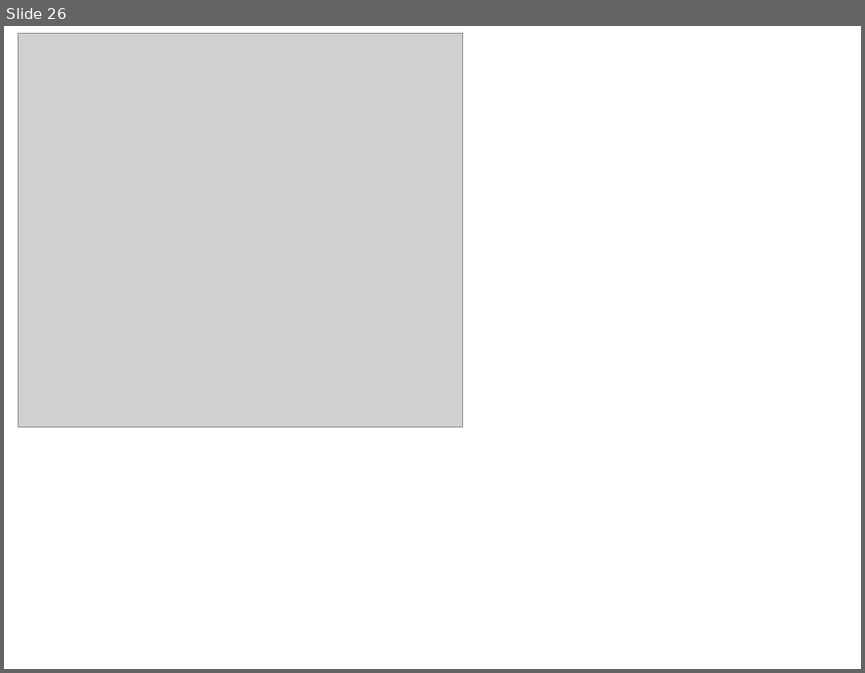
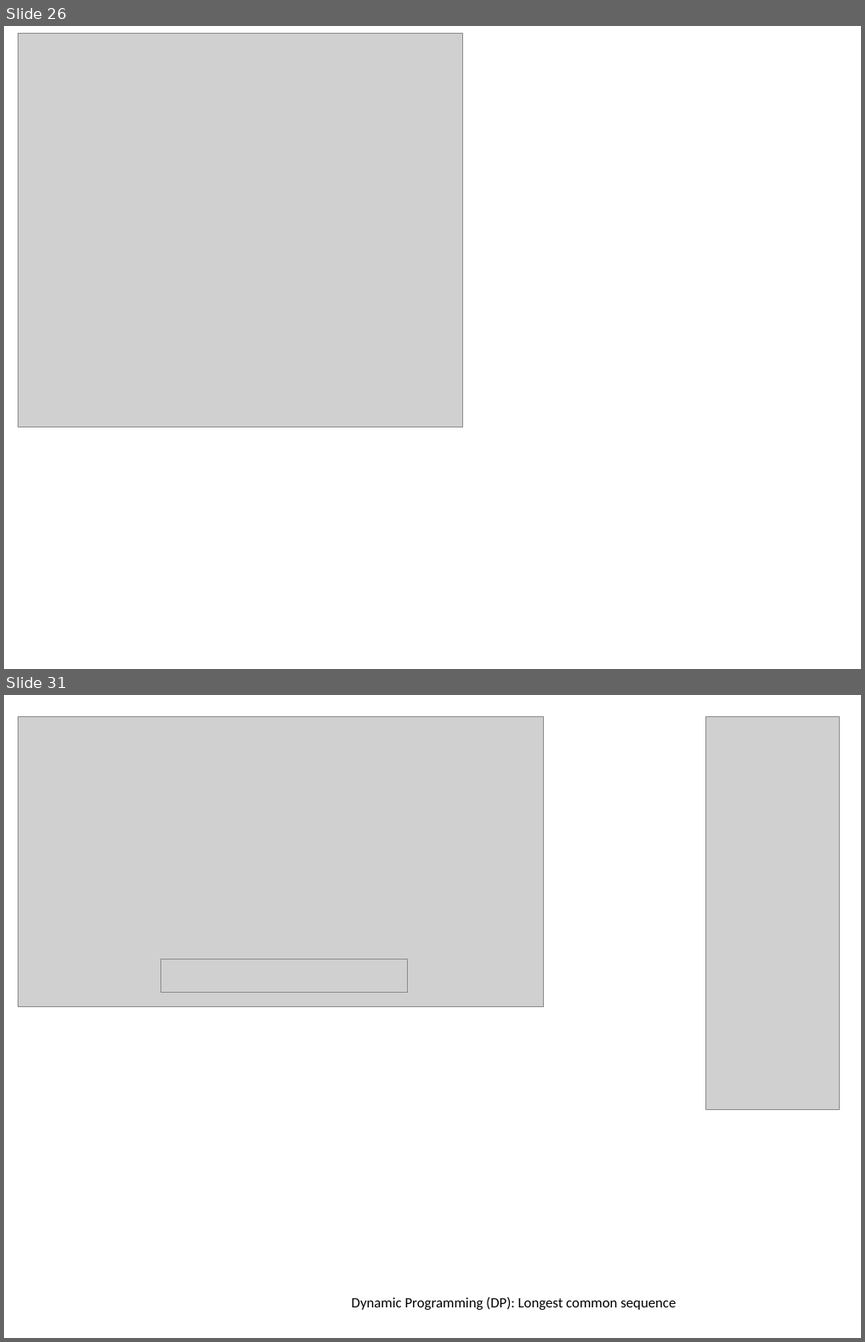
Before and after one commit to edvelezg/unb-java2, a slide deck: EBooks/Diagrams.pptx. Shown one above the other, each under a label of ours: slide 26 before the commit, slides 26 and 31 after it; the slides between them are not shown. The pictures are 865x673 and 865x1342 pixels, drawn with LibreOffice and Linux fonts; fonts in the diff are those of the drawing; grey boxes stand for pictures. Boxes give left, top, right and bottom in pixels: in the first picture for what was removed or moved away, otherwise in the second. Text is boxed around its words. In the diff, an @@ line names an element or a change of style, - is before the commit and + after.

```diff
--- a/EBooks/Diagrams.pptx
+++ b/EBooks/Diagrams.pptx
@@ slide 31 added at (x1=4, y1=695, x2=861, y2=1338), background #FFFFFF @@
@@ picture added at (x1=18, y1=716, x2=543, y2=1007) @@
@@ picture added at (x1=706, y1=716, x2=840, y2=1109) @@
@@ picture added at (x1=160, y1=959, x2=408, y2=993) @@
@@ text added at (x1=352, y1=1297, x2=676, y2=1310), 12 pt, text #000000 @@
+Dynamic Programming (DP): Longest common sequence
```
Also in this commit, not shown: 1 slide changed, 4 other slides added, 5 slides removed, 4 other files.
